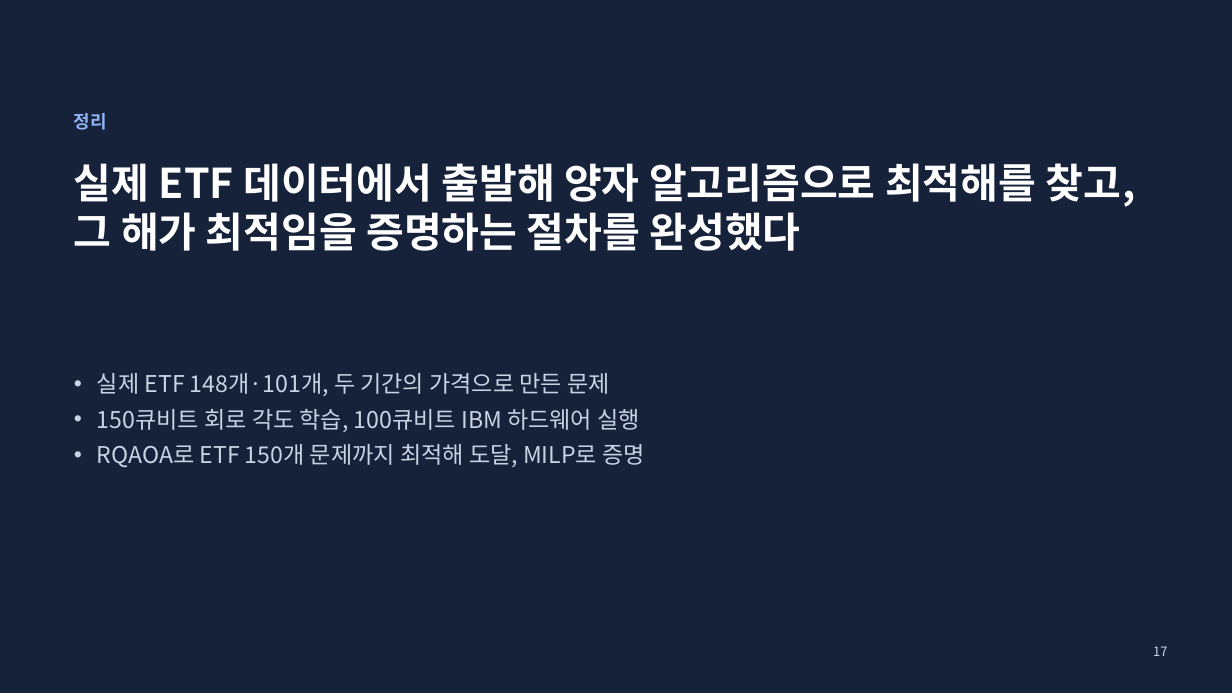
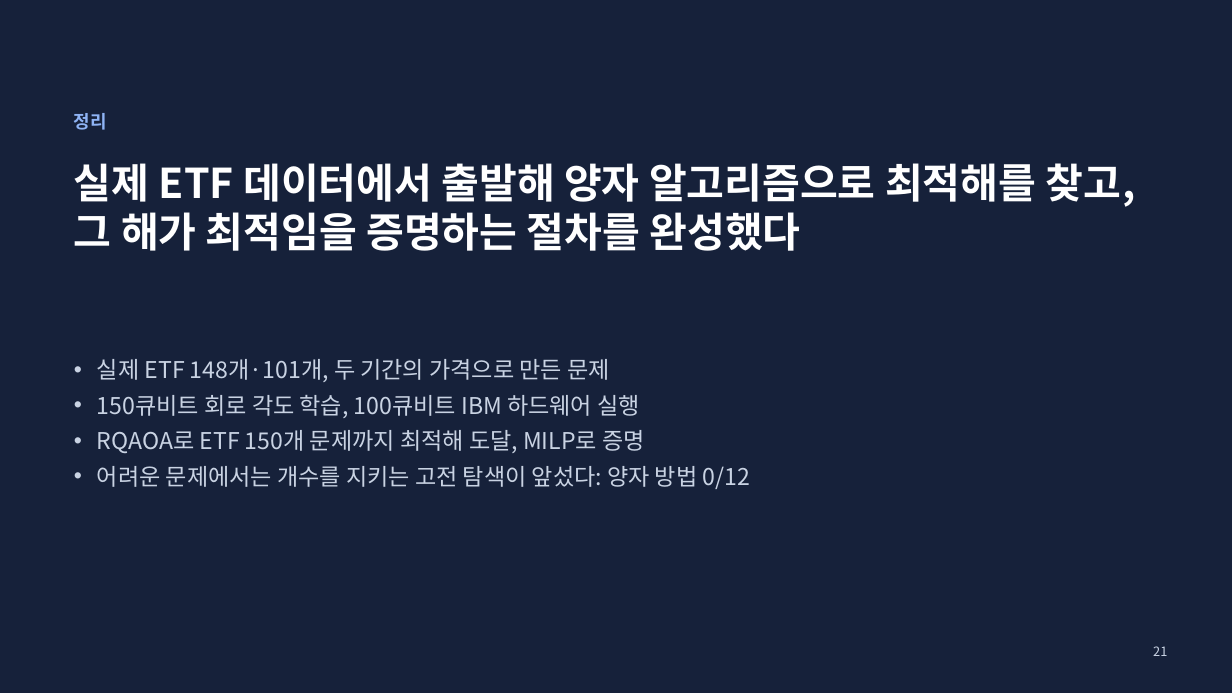
Before and after one commit to 202155570/norma-qaoa, a slide deck: slide 21 of docs/qaoa_achievements_2026-11-19.pptx (slide 17 before the commit). Drawn at 1232x693 pixels with LibreOffice and Linux fonts; fonts in the diff are those of the drawing. Boxes give left, top, right and bottom in pixels: in the first picture for what was removed or moved away, otherwise in the second. Text is boxed around its words. In the diff, an @@ line names an element or a change of style, - is before the commit and + after.

```diff
--- a/docs/qaoa_achievements_2026-11-19.pptx
+++ b/docs/qaoa_achievements_2026-11-19.pptx
@@ text "실제 ETF 148개·101개, 두 기간의 ...": place and size @@
-text "실제 ETF 148개·101개, 두 기간의 ..." at <box>97,373,645,467</box>
+text "실제 ETF 148개·101개, 두 기간의 ..." at <box>97,359,750,489</box>
@@ text at <box>97,466,750,489</box>: paragraph added @@
+• 어려운 문제에서는 개수를 지키는 고전 탐색이 앞섰다: 양자 방법 0/12
@@ page number at <box>1153,646,1167,656</box>: text changed @@
-17
+21
```
Also in this commit, not shown: 3 other slides changed, 4 slides added, 3 other files.
